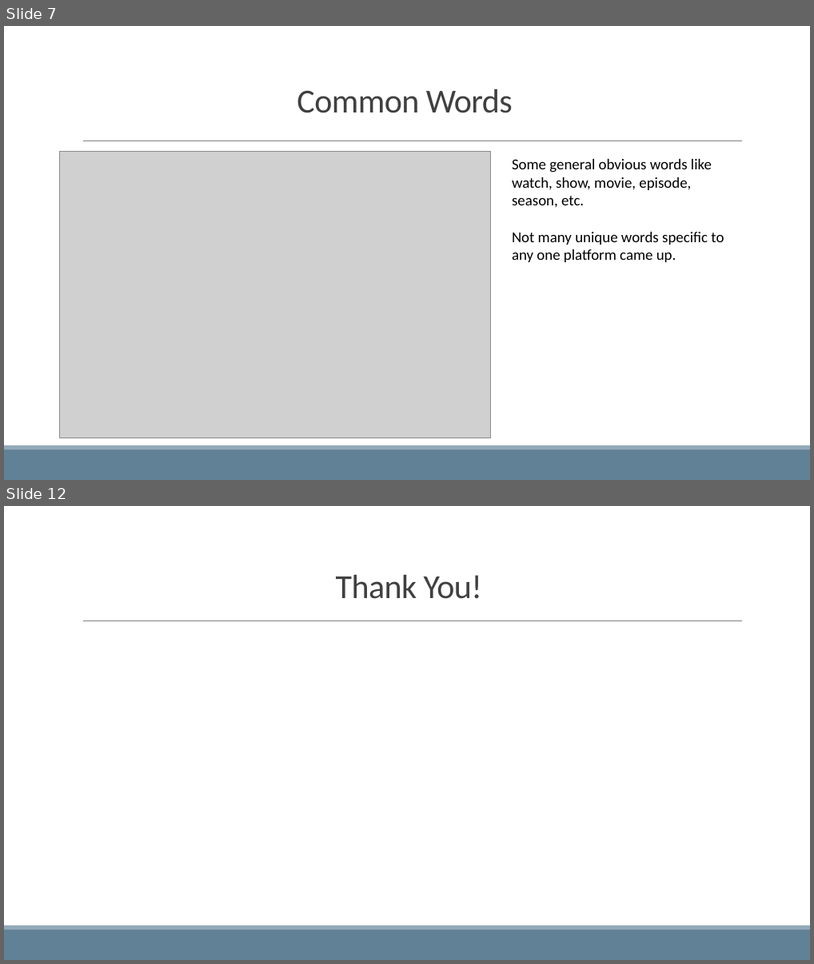
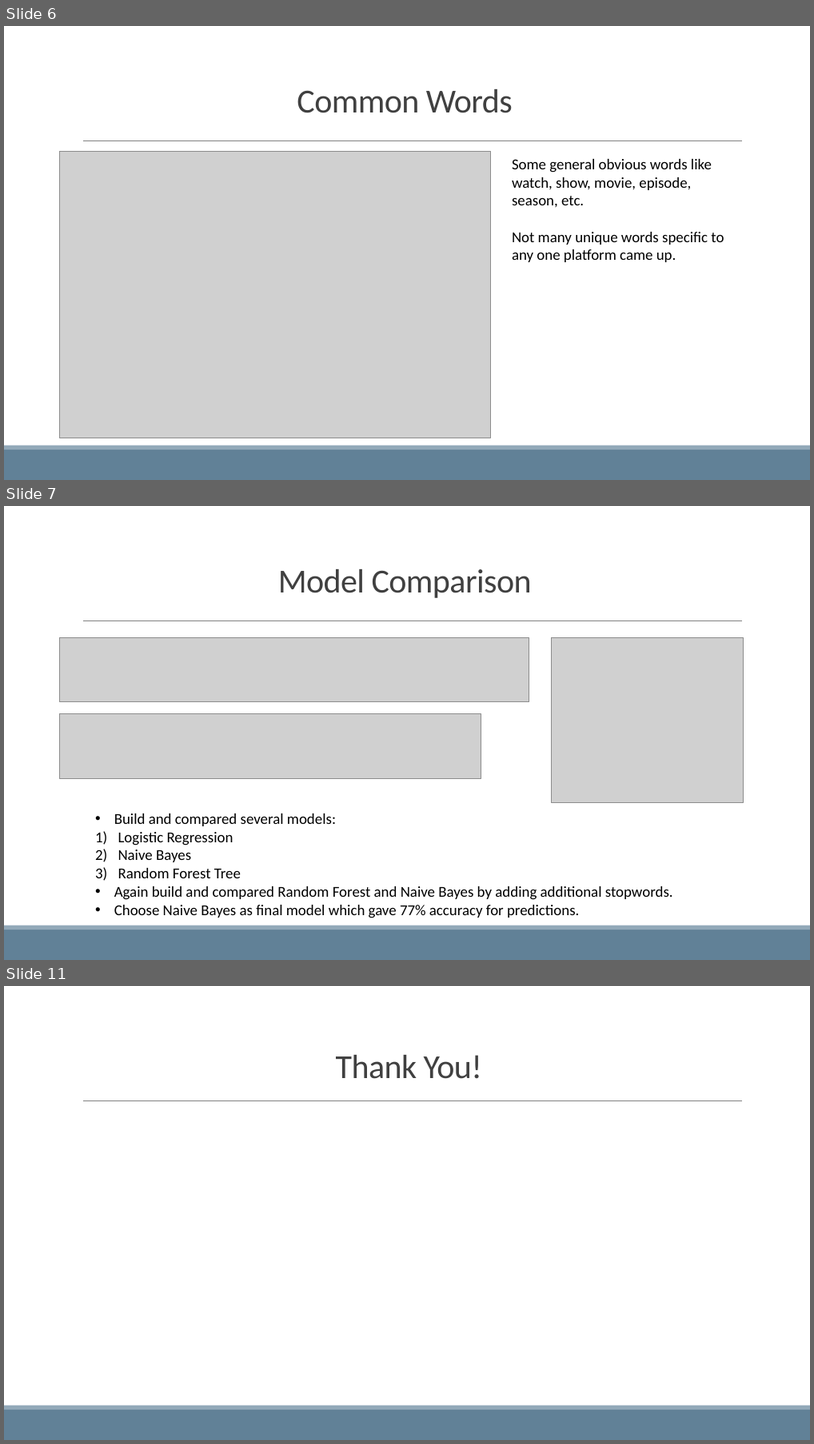
Before and after one commit to jariwalaarti/general-assembly-projects, a slide deck: project3/NetflixDisneyPlus.pptx. Shown one above the other, each under a label of ours: slides 7 and 12 before the commit, slides 6, 7 and 11 after it; the slides between them are not shown. The pictures are 814x964 and 814x1444 pixels, drawn with LibreOffice and Linux fonts; fonts in the diff are those of the drawing; grey boxes stand for pictures. Boxes give left, top, right and bottom in pixels: in the first picture for what was removed or moved away, otherwise in the second. Text is boxed around its words. In the diff, an @@ line names an element or a change of style, - is before the commit and + after.

```diff
--- a/project3/NetflixDisneyPlus.pptx
+++ b/project3/NetflixDisneyPlus.pptx
@@ slide 7 added at box(4, 506, 810, 960), background #FFFFFF; not listed: 3 template elements that a slide beside it also shows @@
@@ text added at box(278, 569, 532, 598), 40 pt, text #404040 @@
+Model Comparison
@@ picture added at box(60, 637, 530, 701) @@
@@ picture added at box(551, 637, 744, 803) @@
@@ picture added at box(60, 714, 482, 778) @@
@@ text added at box(114, 813, 674, 918), 18 pt, text #000000 @@
+• Build and compared several models:
+1) Logistic Regression
+2) Naive Bayes
+3) Random Forest Tree
+• Again build and compared Random Forest and Naive Bayes by adding additional stopwords.
+• Choose Naive Bayes as final model which gave 77% accuracy for predictions.
@@ what was slide 7 is now slide 6 @@
@@ what was slide 12 is now slide 11 @@
```
Also in this commit, not shown: 2 slides changed, 1 other slide added, 3 slides removed, 10 other files.
